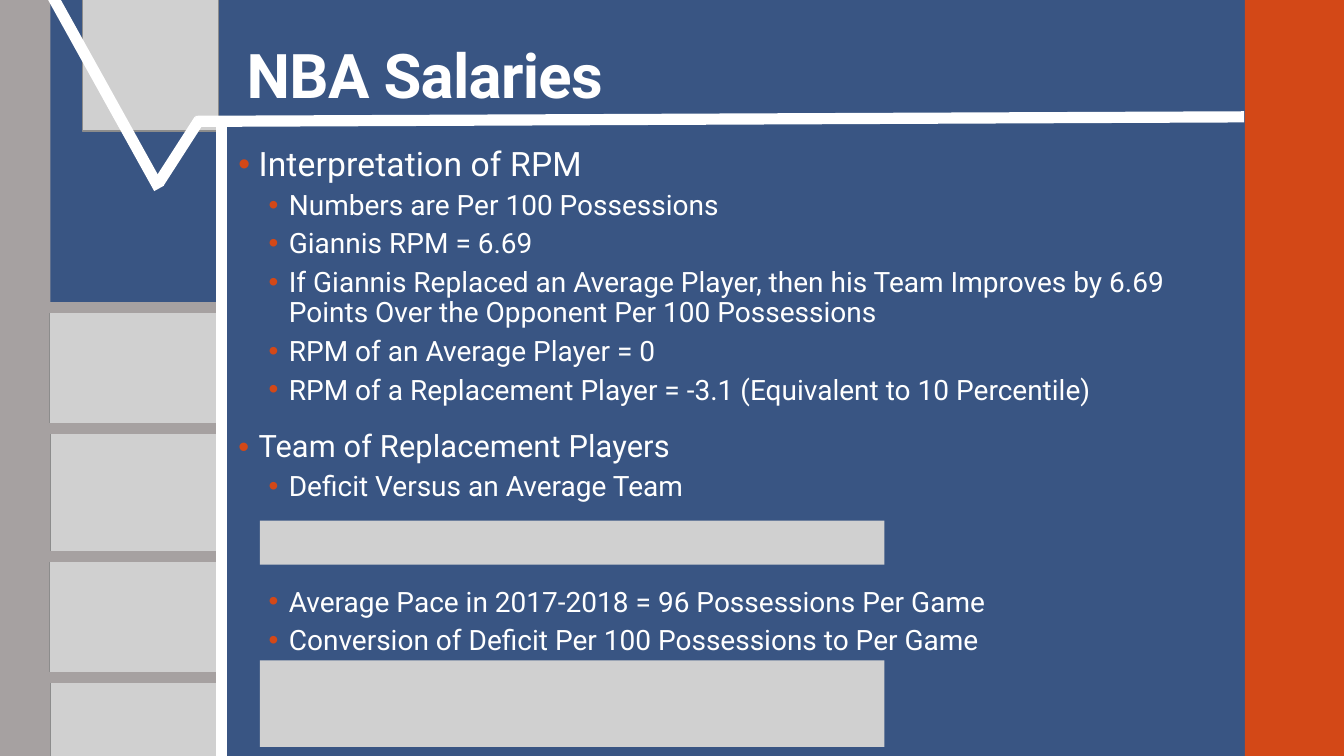
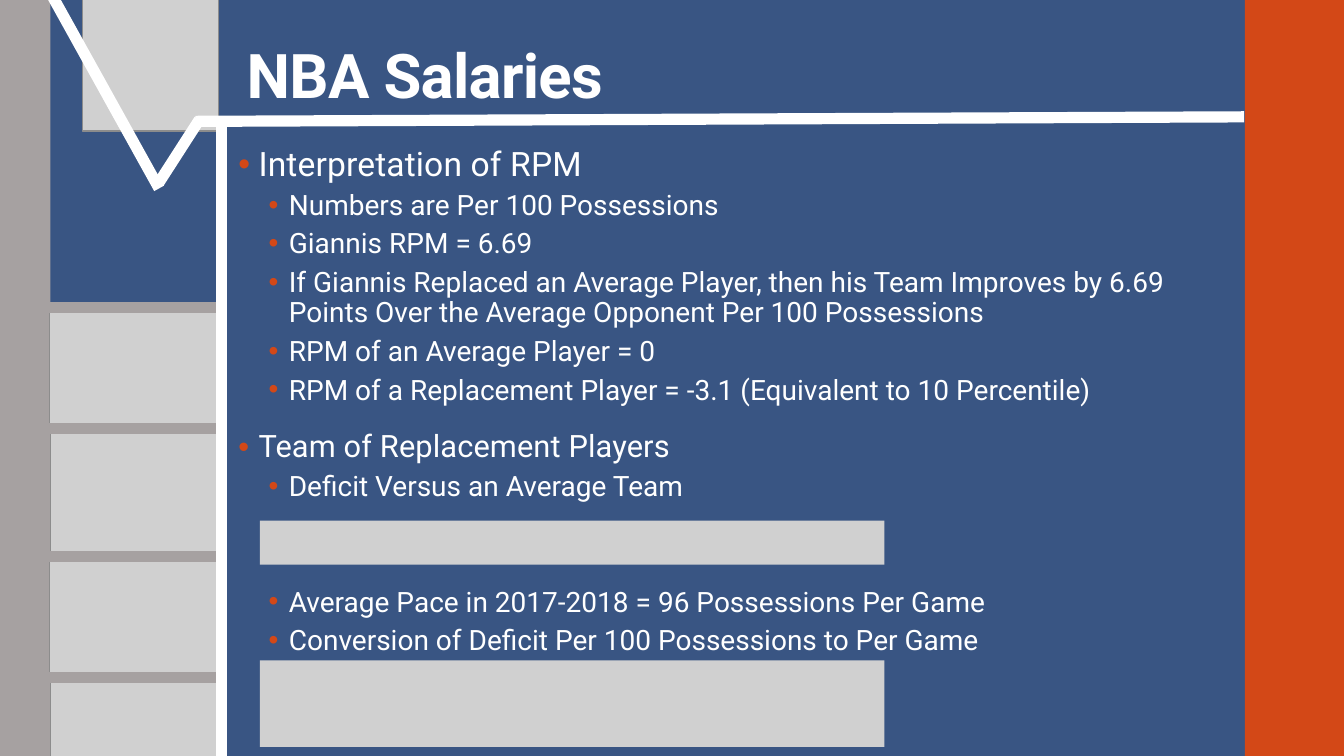
Before and after one commit to SuperMarioGiacomazzo/STOR538_WEBSITE, a slide deck: slide 3 of Slides/Basketball 4/Basketball_4_Lecture.pptx. Drawn at 1344x756 pixels with LibreOffice and Linux fonts; fonts in the diff are those of the drawing; grey boxes stand for pictures. Boxes give left, top, right and bottom in pixels: in the first picture for what was removed or moved away, otherwise in the second. Text is boxed around its words. In the diff, an @@ line names an element or a change of style, - is before the commit and + after.

```diff
--- a/Slides/Basketball 4/Basketball_4_Lecture.pptx
+++ b/Slides/Basketball 4/Basketball_4_Lecture.pptx
@@ text at box(289, 270, 1164, 328): text changed @@
-  • If Giannis Replaced an Average Player, then his Team Improves by 6.69 Points Over the Opponent Per 100 Possessions
+  • If Giannis Replaced an Average Player, then his Team Improves by 6.69 Points Over the Average Opponent Per 100 Possessions
```
Also in this commit, not shown: 1 other file.
